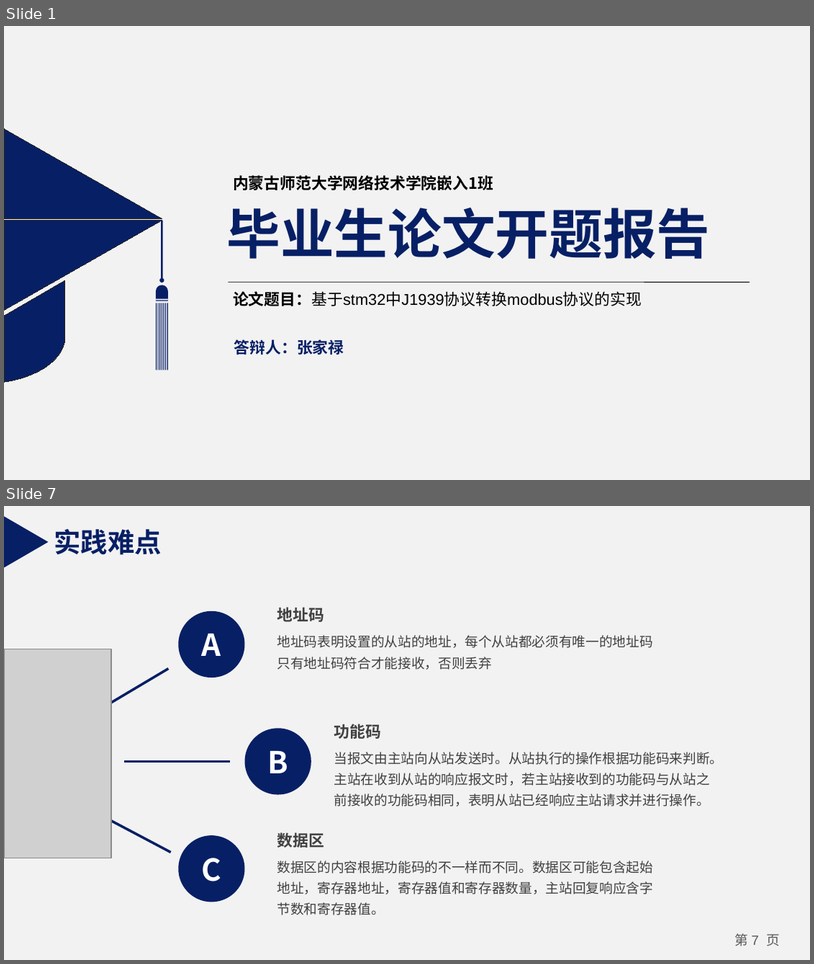
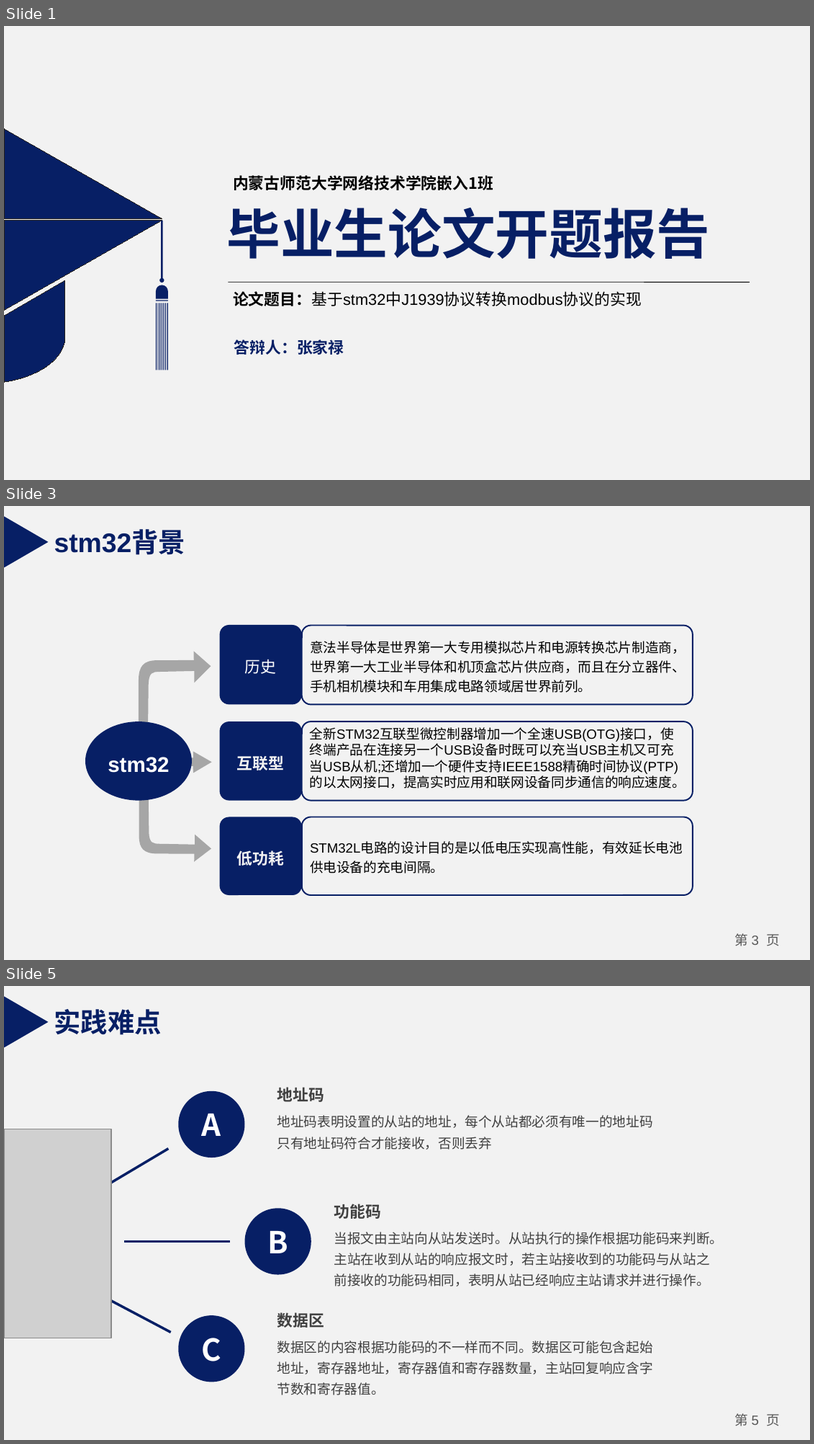
Before and after one commit to zhangjialu1996/20151104829-zjl, a slide deck: 20151104829-zjl-stm32协议转换设计与实现/20151104829张家禄-开题报告.pptx. Shown one above the other, each under a label of ours: slides 1 and 7 before the commit, slides 1, 3 and 5 after it; the slides between them are not shown. The pictures are 814x964 and 814x1444 pixels, drawn with LibreOffice and Linux fonts; fonts in the diff are those of the drawing; grey boxes stand for pictures. Boxes give left, top, right and bottom in pixels: in the first picture for what was removed or moved away, otherwise in the second. Text is boxed around its words. In the diff, an @@ line names an element or a change of style, - is before the commit and + after.

```diff
--- a/20151104829-zjl-stm32协议转换设计与实现/20151104829张家禄-开题报告.pptx
+++ b/20151104829-zjl-stm32协议转换设计与实现/20151104829张家禄-开题报告.pptx
@@ slide 3 added at [4, 506, 810, 960], background #F2F2F2; not listed: 1 template element that a slide beside it also shows @@
@@ triangle added at [5, 516, 49, 568], fill #071F65 @@
@@ text added at [54, 531, 186, 555], 24 pt, text #071F65, bold @@
+stm32背景
@@ rounded rectangle added at [220, 625, 302, 705], fill #071F65, 14 pt, text #FFFFFF @@
+历史
@@ rounded rectangle added at [301, 626, 692, 705], outline #071F65 1.25 pt, 12 pt, text #000000 @@
+意法半导体是世界第一大专用模拟芯片和电源转换芯片制造商，世界第一大工业半导体和机顶盒芯片供应商，而且在分立器件、手机相机模块和车用集成电路领域居世界前列。
@@ freeform shape added at [139, 651, 211, 767], fill #A6A6A6 @@
@@ ellipse added at [85, 721, 192, 800], fill #071F65, 19 pt, text #FFFFFF, bold @@
+stm32
@@ rounded rectangle added at [220, 721, 302, 800], fill #071F65, 14 pt, text #F2F2F2, bold @@
+互联型
@@ rounded rectangle added at [301, 721, 692, 800], outline #071F65 1.25 pt, 12 pt, text #404040 @@
+。
@@ text added at [310, 727, 686, 788], 12 pt, text #000000 @@
+全新STM32互联型微控制器增加一个全速USB(OTG)接口，使终端产品在连接另一个USB设备时既可以充当USB主机又可充当USB从机;还增加一个硬件支持IEEE1588精确时间协议(PTP)的以太网接口，提高实时应用和联网设备同步通信的响应速度。
@@ freeform shape added at [126, 751, 212, 773], fill #A6A6A6 @@
@@ freeform shape added at [139, 761, 212, 862], fill #A6A6A6 @@
@@ rounded rectangle added at [220, 816, 302, 895], fill #071F65, 14 pt, text #F2F2F2, bold @@
+低功耗
@@ rounded rectangle added at [301, 816, 692, 895], outline #071F65 1.25 pt, 12 pt, text #000000 @@
+STM32L电路的设计目的是以低电压实现高性能，有效延长电池供电设备的充电间隔。
@@ what was slide 7 is now slide 5 @@
@@ page number at [736, 1413, 780, 1426]: text changed @@
-第 7 页
+第 5 页
```
Also in this commit, not shown: 4 slides changed, 4 other slides added, 3 slides removed, 1 other file.
